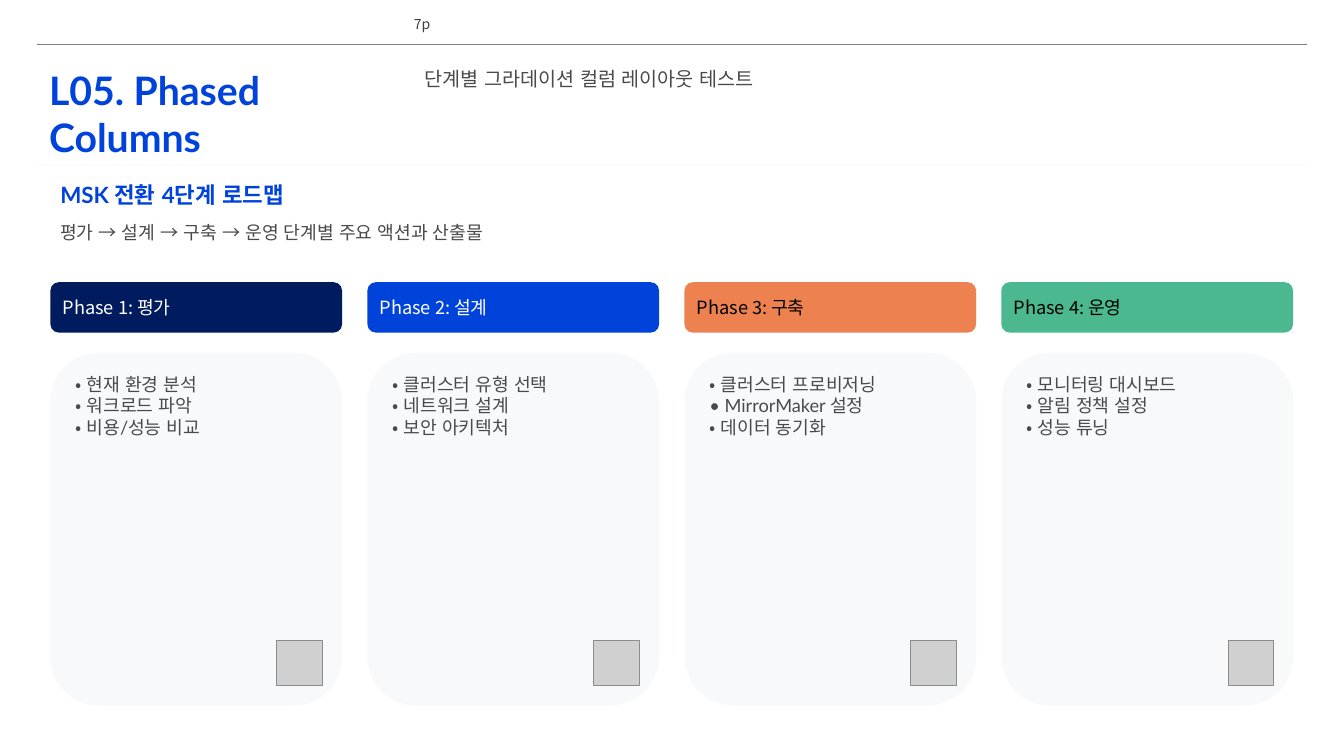
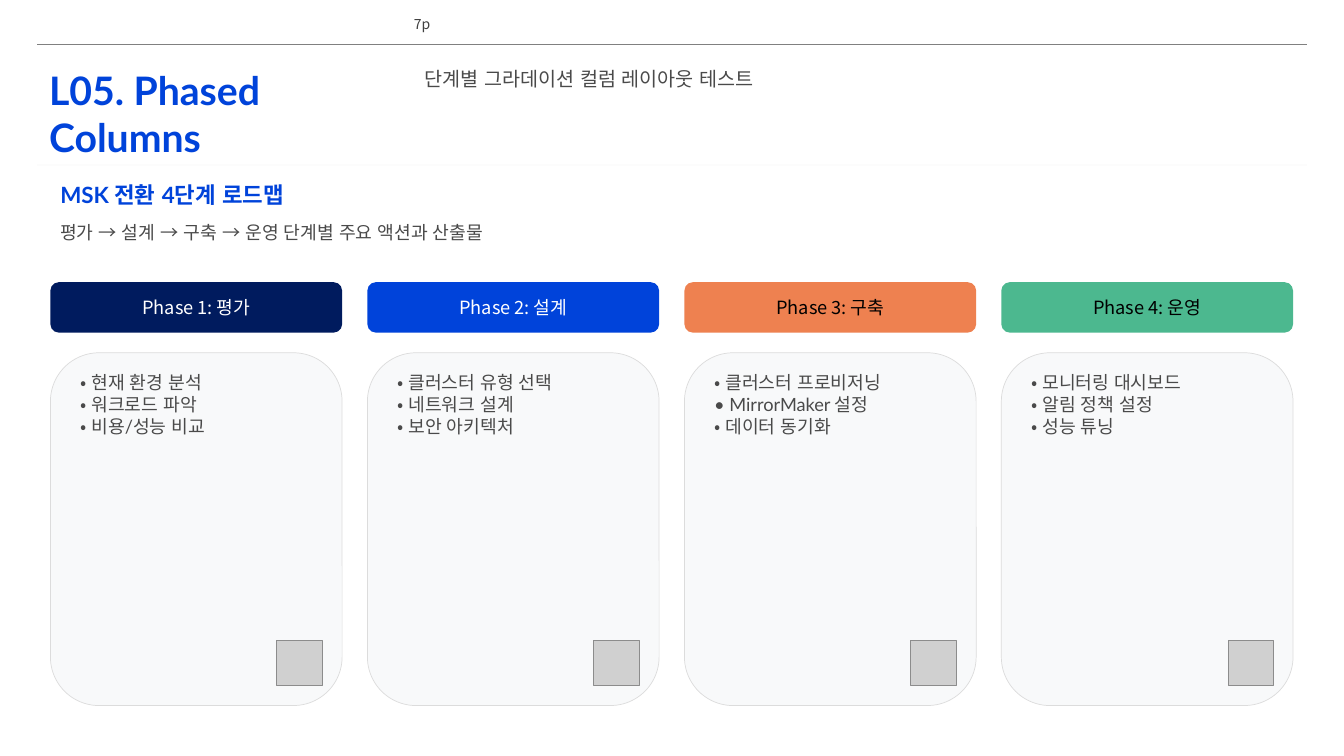
Before and after one commit to lhs6395-hslee/project-steer, a slide deck: slide 7 of results/pptx/AWS_MSK_Expert_Intro.pptx. Drawn at 1344x756 pixels with LibreOffice and Linux fonts; fonts in the diff are those of the drawing; grey boxes stand for pictures; background and template pictures are left out. Boxes give left, top, right and bottom in pixels: in the first picture for what was removed or moved away, otherwise in the second. Text is boxed around its words. In the diff, an @@ line names an element or a change of style, - is before the commit and + after.

```diff
--- a/results/pptx/AWS_MSK_Expert_Intro.pptx
+++ b/results/pptx/AWS_MSK_Expert_Intro.pptx
@@ alignment left to centre in 4 elements at (50,282,342,333), (368,282,659,333), (685,282,976,333), (1001,282,1293,333) @@
@@ outline none to #DCDCDC 0.5 pt in 4 elements at (50,353,342,706), (368,353,659,706), (685,353,976,706), (1001,353,1293,706) @@
@@ text "• 현재 환경 분석": place and size @@
-text "• 현재 환경 분석" at (87,376,200,436)
+text "• 현재 환경 분석" at (91,374,205,435)
@@ text "• 클러스터 유형 선택": place and size @@
-text "• 클러스터 유형 선택" at (404,376,547,436)
+text "• 클러스터 유형 선택" at (408,374,552,435)
@@ text "• 클러스터 프로비저닝": place and size @@
-text "• 클러스터 프로비저닝" at (721,376,877,436)
+text "• 클러스터 프로비저닝" at (725,374,881,435)
@@ text "• 모니터링 대시보드": place and size @@
-text "• 모니터링 대시보드" at (1038,376,1177,436)
+text "• 모니터링 대시보드" at (1042,374,1181,435)
```
Also in this commit, not shown: 4 other slides changed, 5 other files.
